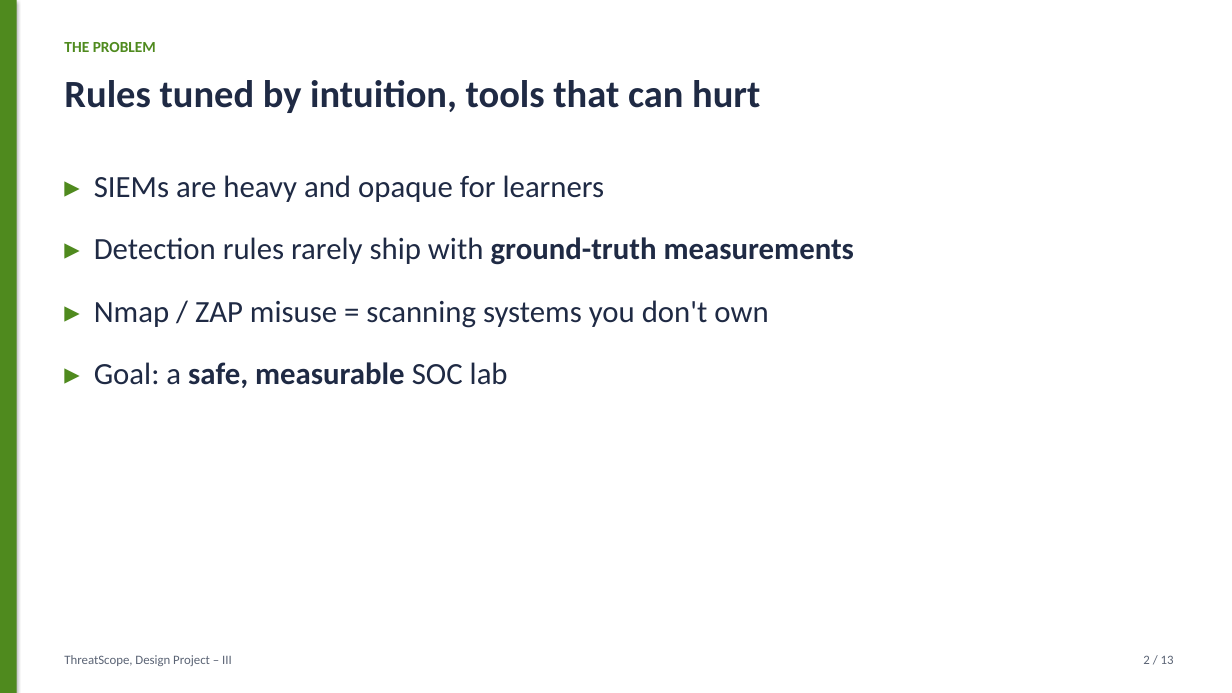
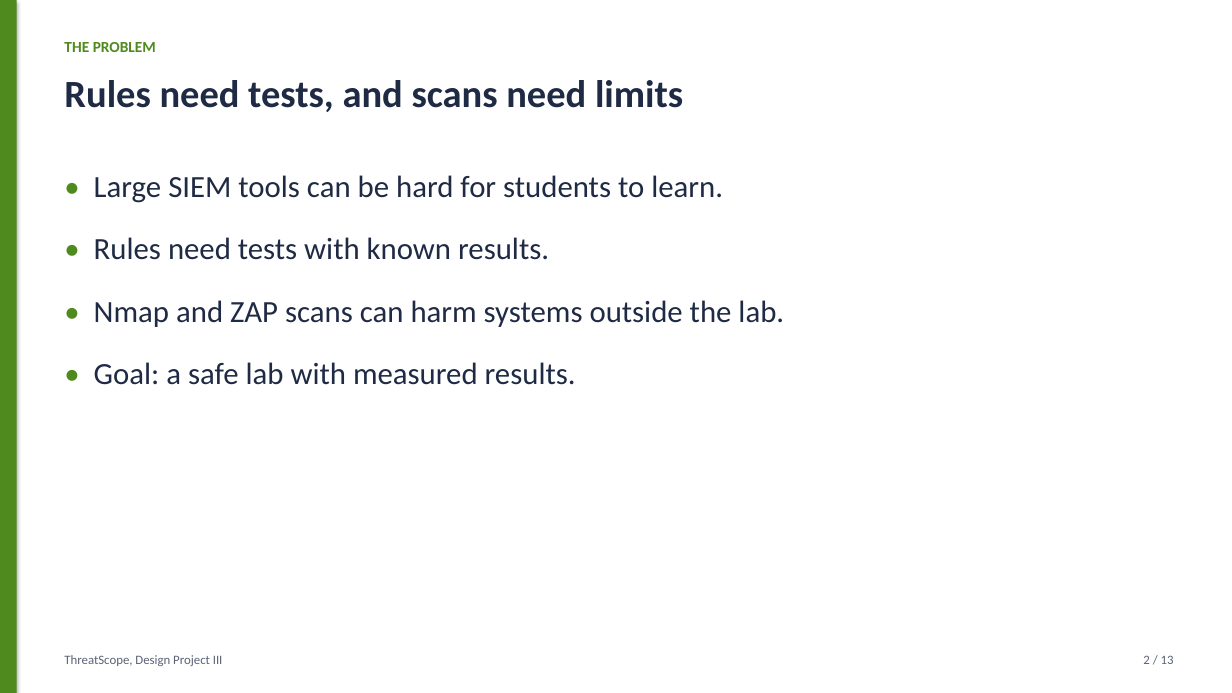
Before and after one commit to harshacreate/ThreatScope, a slide deck: slide 2 of report/ThreatScope_Presentation.pptx. Drawn at 1232x693 pixels with LibreOffice and Linux fonts; fonts in the diff are those of the drawing. Boxes give left, top, right and bottom in pixels: in the first picture for what was removed or moved away, otherwise in the second. Text is boxed around its words. In the diff, an @@ line names an element or a change of style, - is before the commit and + after.

```diff
--- a/report/ThreatScope_Presentation.pptx
+++ b/report/ThreatScope_Presentation.pptx
@@ text at box(64, 80, 683, 112): text changed @@
-Rules tuned by intuition, tools that can hurt
+Rules need tests, and scans need limits
@@ text at box(94, 175, 784, 385): text changed @@
-▸ SIEMs are heavy and opaque for learners
-▸ Detection rules rarely ship with ground-truth measurements
-▸ Nmap / ZAP misuse = scanning systems you don't own
-▸ Goal: a safe, measurable SOC lab
+• Large SIEM tools can be hard for students to learn.
+• Rules need tests with known results.
+• Nmap and ZAP scans can harm systems outside the lab.
+• Goal: a safe lab with measured results.
@@ text at box(64, 655, 223, 666): text changed @@
-ThreatScope, Design Project – III
+ThreatScope, Design Project III
```
Also in this commit, not shown: 12 other slides changed, 17 other files.
